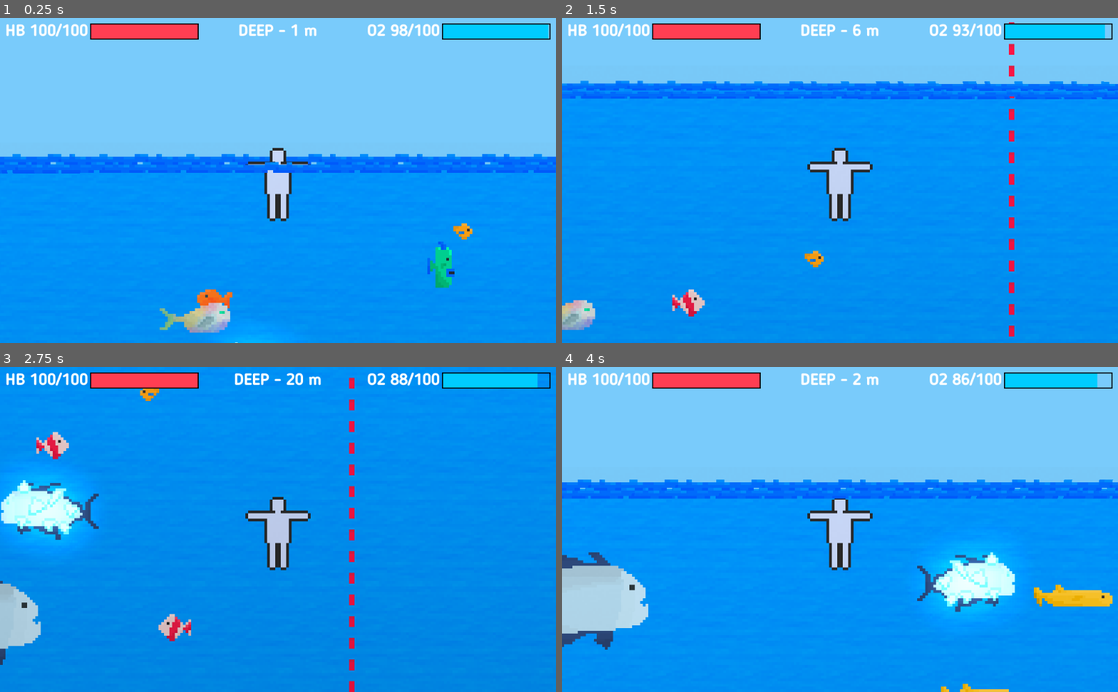
Above: before the commit, frames 1-4 (two rows, left to right).
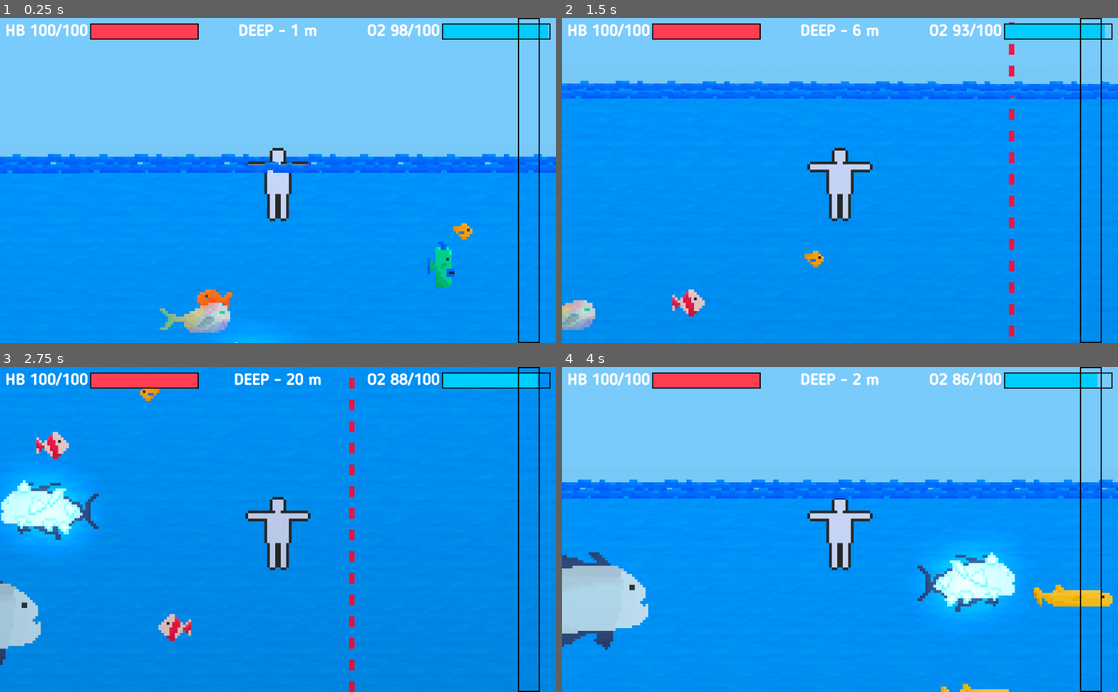
Above: after the commit, the same moments.

Repository: eliaperantoni/fisherman
Game: Godot game, scene res://scenes/main/Main.tscn
Two runs of this game, one before a commit and one after it. Both use one fixed random seed, a clock stepped at 60 frames per second and the inputs below.
Inputs:
- Up to frame 1 (0.25 s): no input
- Up to frame 2 (1.5 s): hold Right (ui_right) 0.53-1.28 s; hold Shift 0.53-1.28 s; hold Down (ui_down) from 1.28 s (still down); tap Shift at 1.35 s
- Up to frame 3 (2.75 s): release Down (ui_down) at 2.03 s; hold Right (ui_right) from 2.03 s (still down); hold Shift from 2.03 s (still down)
- Up to frame 4 (4 s): release Right (ui_right) at 2.78 s; release Shift at 2.78 s; hold Up (ui_up) 2.78-3.53 s; tap Shift at 2.85 s; hold Left (ui_left) from 3.53 s (still down); hold Shift from 3.53 s (still down)

The runs differ from the first frame. In frame 1, 0.5% of the frame differs, in the area x 93-98%, y 0-100%; in frame 2, 0.5%; in frame 3, 0.5%; in frame 4, 0.5%.

Commit message:
Set base UI

Diff:
--- /dev/null
+++ b/scenes/fish_bar/FishBar.tscn
@@ -0,0 +1,20 @@
+[gd_scene load_steps=2 format=2]
+
+[ext_resource path="res://scenes/fish_bar/border_bar.png" type="Texture" id=1]
+
+[node name="FishBar" type="Control"]
+anchor_left = 0.116
+anchor_top = 0.5
+anchor_right = 0.116
+anchor_bottom = 0.5
+margin_left = -118.784
+margin_top = -300.0
+margin_right = -118.784
+margin_bottom = -300.0
+__meta__ = {
+"_edit_use_anchors_": false
+}
+
+[node name="Sprite" type="Sprite" parent="."]
+position = Vector2( 100, 300 )
+texture = ExtResource( 1 )
--- a/scenes/interface/Interface.tscn
+++ b/scenes/interface/Interface.tscn
@@ -1,10 +1,11 @@
-[gd_scene load_steps=7 format=2]
+[gd_scene load_steps=8 format=2]
 
 [ext_resource path="res://scenes/interface/assets/oxygen_bar.png" type="Texture" id=1]
 [ext_resource path="res://scenes/interface/assets/life_bar.png" type="Texture" id=2]
 [ext_resource path="res://scenes/interface/assets/background_bar.png" type="Texture" id=3]
 [ext_resource path="res://assets/themes/theme.tres" type="Theme" id=4]
 [ext_resource path="res://scenes/interface/interface.gd" type="Script" id=5]
+[ext_resource path="res://scenes/fish_bar/FishBar.tscn" type="PackedScene" id=6]
 
 [sub_resource type="StyleBoxEmpty" id=1]
 
@@ -14,6 +15,9 @@
 margin_left = 2.0
 margin_bottom = -600.0
 script = ExtResource( 5 )
+__meta__ = {
+"_edit_use_anchors_": false
+}
 
 [node name="Life" type="HBoxContainer" parent="."]
 margin_left = 10.0
@@ -94,3 +98,10 @@
 __meta__ = {
 "_edit_use_anchors_": false
 }
+
+[node name="FishBar" parent="." instance=ExtResource( 6 )]
+anchor_left = 1.0
+anchor_right = 1.0
+margin_left = -150.0
+margin_right = 0.0
+margin_bottom = 0.0
Binary file added: scenes/fish_bar/border_bar.png
Not shown, added: scenes/fish_bar/border_bar.png.import
